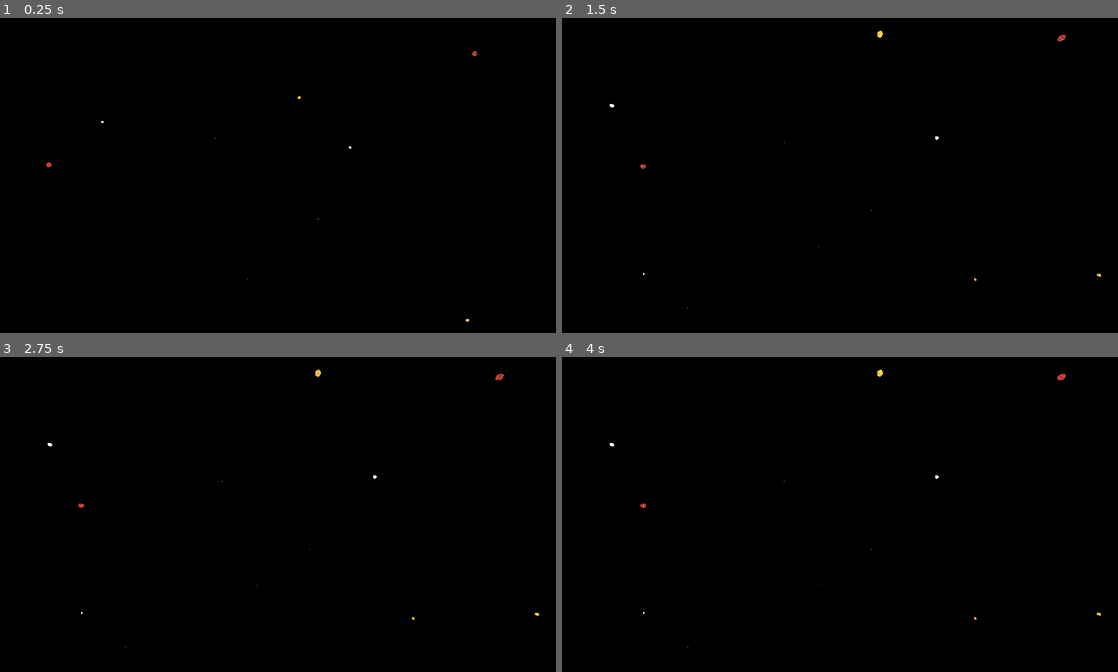
Above: before the commit, frames 1-4 (two rows, left to right).
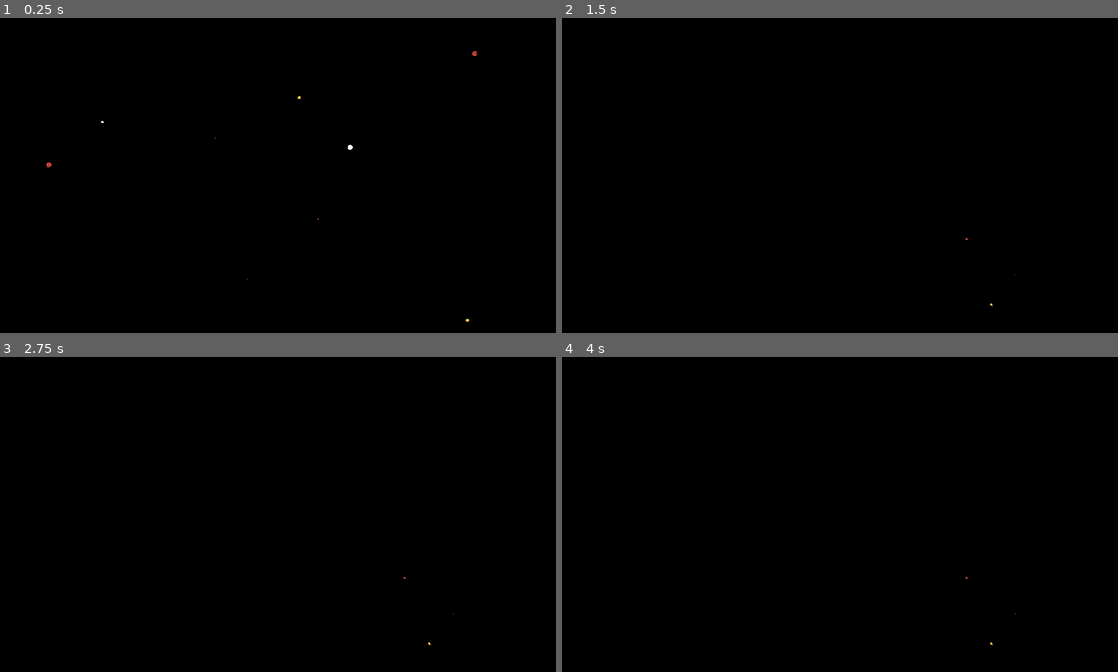
Above: after the commit, the same moments.

Repository: NoahMSchool/SpaceStrategyGame
Game: Godot game, scene res://Galaxy/galaxy.tscn
The game is run twice, just before and just after one commit, with the same random seed, the same clock (stepped at 60 frames per second) and the same inputs.
Inputs (mouse positions are in pixels of both pictures, inside the frame that each line leads up to):
- Up to frame 1 (0.25 s): no input
- Up to frame 2 (1.5 s): tap Enter at 0.5 s; move the mouse to (962, 159) at 0.52 s; tap S (s) at 0.6 s; tap Space at 1.25 s; move the mouse to (723, 191) at 1.27 s; click (723, 191) at 1.35 s
- Up to frame 3 (2.75 s): tap S (s) at 1.55, 2.3 s; tap Enter at 2 s; move the mouse to (333, 445) at 2.02 s; tap Middle mouse button (MouseWheelClick) at 2.1 s
- Up to frame 4 (4 s): tap Space at 2.75 s; move the mouse to (812, 577) at 2.77 s; right-click (812, 577) at 2.85 s; tap S (s) at 3.05, 3.8 s; tap Enter at 3.5 s; move the mouse to (1006, 561) at 3.52 s; tap Mouse wheel down (ScrollDown) at 3.6 s

The runs differ from the first frame. In frame 1, less than 0.1% of the frame differs, in the area x 62-64%, y 40-42%; in frame 2, less than 0.1%, in the area x 8-97%, y 4-93%; in frame 3, less than 0.1%; in frame 4, less than 0.1%.
Error before the commit: Invalid call. Nonexistent function 'get_node_or_null' in base 'Nil'. (res://explorercommander.gd:72)
Error after the commit: Invalid call. Nonexistent function 'get_node_or_null' in base 'Nil'. (res://explorercommander.gd:76)

Commit message:
Added BlueSuperGiant and suggestings for planet orbit levels

Diff:
--- a/Galaxy/space_info.gd
+++ b/Galaxy/space_info.gd
@@ -3,10 +3,11 @@
 
 #_starname : string, _star_size: float, observer_star_size,_star_mat, Material, _planet_range : Vector2i, _star_luminosity : float, _prob_weight : float
 static var startypes: Array[StarType] = [
-	StarType.new("MainSequence", 0.5, 0.25, preload("res://Stars/yellowstarshadermat.tres"), Vector2i(3,9), 1, 5),
+	StarType.new("MainSequence", 0.5, 0.25, preload("res://Stars/yellowstarshadermat.tres"), Vector2i(3,6), 1, 5),
 	StarType.new("WhiteBlue", 0.4, 0.2, preload("res://Stars/bluestarshadermat.tres"), Vector2i(1,4), 1, 1),
+	StarType.new("BlueSupergiant", 0.8, 0.4, preload("res://Stars/bluestarshadermat.tres"), Vector2i(1,4), 1, 1),
 	StarType.new("RedDwarf", 0.2, 0.1, preload("res://Stars/redstarshadermat.tres"), Vector2i(1,2), 1, 3),
-	StarType.new("RedGiant", 0.9, 0.4, preload("res://Stars/redstarshadermat.tres"), Vector2i(1,3), 6, 2),
+	StarType.new("RedGiant", 0.9, 0.4, preload("res://Stars/redstarshadermat.tres"), Vector2i(1,5), 6, 2),
 	#StarType.new("ShaderStar", 0.8, 0.4, preload("res://Stars/shaderstar.tres"), Vector2i(1,3), 6, 20),
 ]
 
--- a/explorercommander.gd
+++ b/explorercommander.gd
@@ -6,10 +6,14 @@
 
 @onready var cam : Camera3D = $Camera3D
 
+var last_explorer_angle := Vector3(0,0,0)
+var last_birdseye_camsize := 25
 #enum commander_modes{
 #	EXPLORER,
 #	BIRDSEYE
 #}
+
+
 #var commander_style := commander_modes.BIRDSEYE
 var birdseyecommander := true:
 	set(value):
@@ -79,10 +83,15 @@
 
 func update_commander_cam():
 	if birdseyecommander:
+		last_explorer_angle = rotation
 		cam.projection = Camera3D.PROJECTION_ORTHOGONAL
-		cam.size = 25
+		cam.size = last_birdseye_camsize
+
 		global_position.y = 15
 		rotation.x = -90
+		rotation = Vector3(-90,0,0)
 	else:
+		last_birdseye_camsize = cam.size
 		cam.projection = Camera3D.PROJECTION_PERSPECTIVE
+		rotation = last_explorer_angle
 		to_current_system_viewpoint()
Not shown, changed: plan.txt
Not shown, added: .DS_Store
